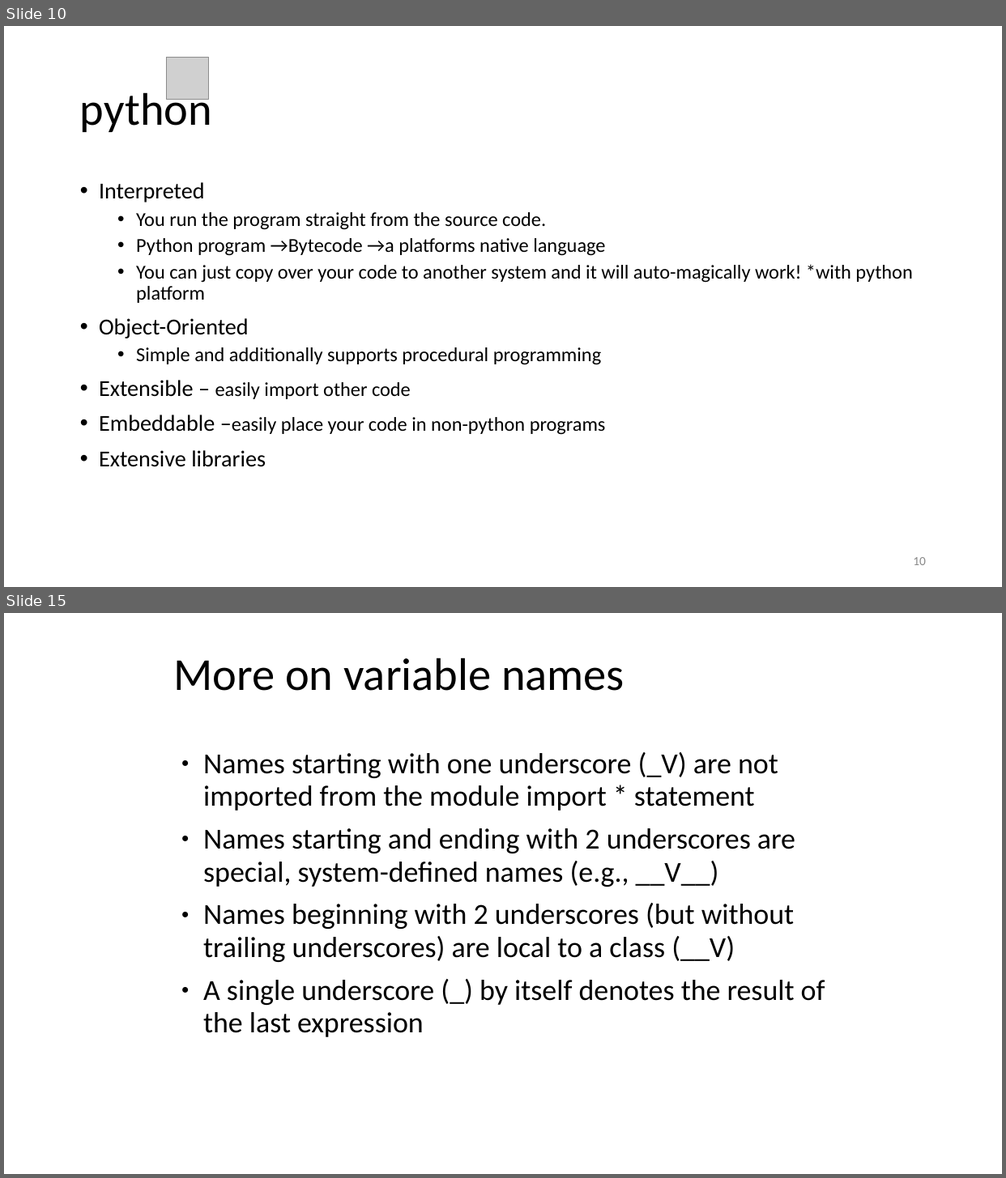
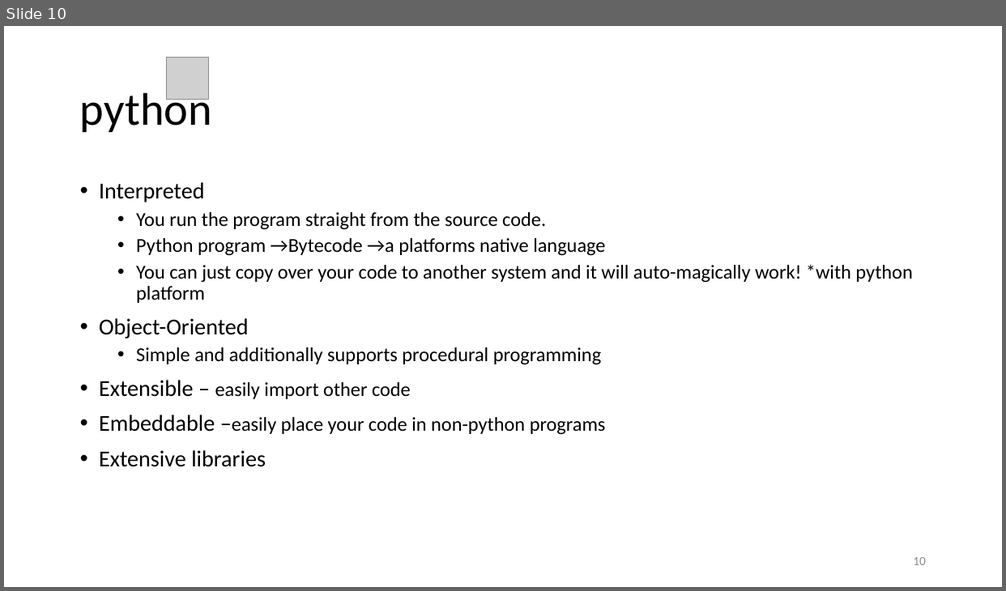
Before and after one commit to ankitagrawal579/Python, a slide deck: Python Ppt.pptx. Shown one above the other, each under a label of ours: slides 10 and 15 before the commit, slide 10 after it; the slides between them are not shown. The pictures are 1006x1178 and 1006x591 pixels, drawn with LibreOffice and Linux fonts; fonts in the diff are those of the drawing; grey boxes stand for pictures. Boxes give left, top, right and bottom in pixels: in the first picture for what was removed or moved away, otherwise in the second. Text is boxed around its words. In the diff, an @@ line names an element or a change of style, - is before the commit and + after.

```diff
--- a/Python Ppt.pptx
+++ b/Python Ppt.pptx
@@ slide 15 removed at (x1=4, y1=613, x2=1002, y2=1174), background #FFFFFF @@
@@ title removed at (x1=173, y1=658, x2=624, y2=691) @@
-More on variable names
@@ text removed at (x1=203, y1=752, x2=825, y2=1037) @@
-● Names starting with one underscore (_V) are not imported from the module import * statement
-● Names starting and ending with 2 underscores are special, system-defined names (e.g., __V__)
-● Names beginning with 2 underscores (but without trailing underscores) are local to a class (__V)
-● A single underscore (_) by itself denotes the result of the last expression
```
Also in this commit, not shown: 24 slides changed, 20 slides added, 2 other slides removed.
